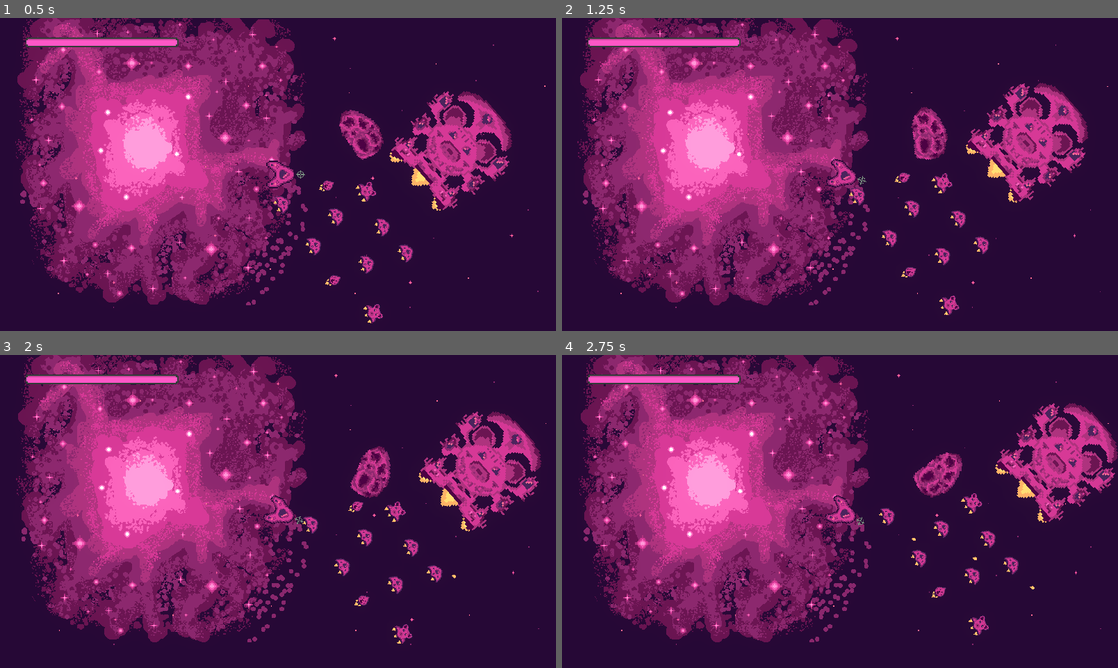
Above: before the commit, frames 1-4 (two rows, left to right).
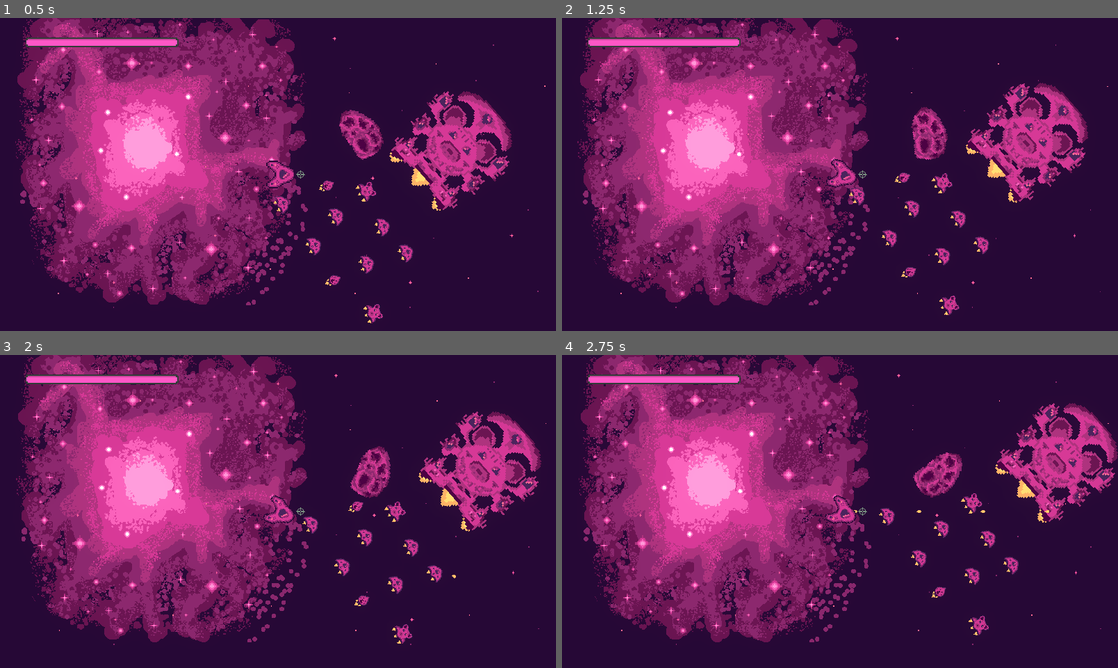
Above: after the commit, the same moments.

Repository: bear-minimum-studio/space-bear
Game: Godot game, scene res://Game.tscn
Two runs of this game, one before a commit and one after it. Both use one fixed random seed, a clock stepped at 60 frames per second and the inputs below.
Inputs:
- Up to frame 1 (0.5 s): no input
- Up to frame 2 (1.25 s): hold Right (turn_right) from 0.53 s (still down); tap Down (decelerate) at 0.6 s
- Up to frame 3 (2 s): release Right (turn_right) at 1.28 s; hold Left (turn_left) from 1.28 s (still down); tap Space (fire) at 1.35 s
- Up to frame 4 (2.75 s): release Left (turn_left) at 2.03 s; hold Right (turn_right) from 2.03 s (still down); hold F (turret_fire) from 2.03 s (still down)

Frame 1 is identical in both runs. In frame 2, less than 0.1% of the frame differs, in the area x 53-55%, y 48-54%; in frame 3, less than 0.1%; in frame 4, less than 0.1%, in the area x 52-88%, y 48-75%.

Commit message:
fix: turret rotation

Diff:
--- a/player/Player.gd
+++ b/player/Player.gd
@@ -30,13 +30,13 @@
 	await get_tree().create_timer(SHOOTING_SPEED).timeout
 	_reloading = false
 
-func _custom_set_rotation(rotation_value: float):
-	self.rotation = rotation_value
+func _custom_set_rotation():
 	turret.rotation = -self.rotation
 
 func _integrate_forces(state):
 	_thrust(state)
 	_torque(state)
+	_custom_set_rotation()
 
 func _thrust(state):
 	var intensity = Input.get_axis("decelerate", "accelerate")
